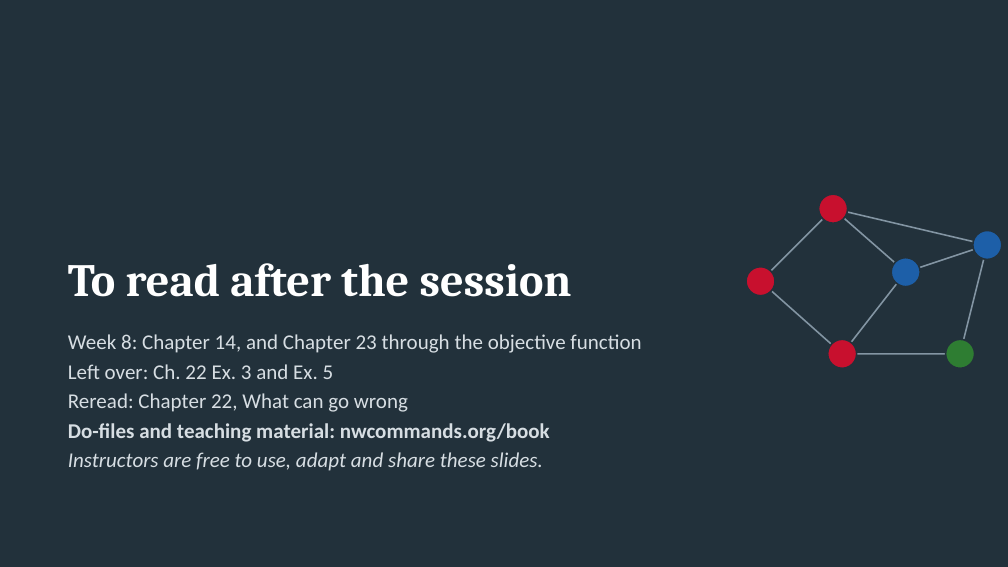
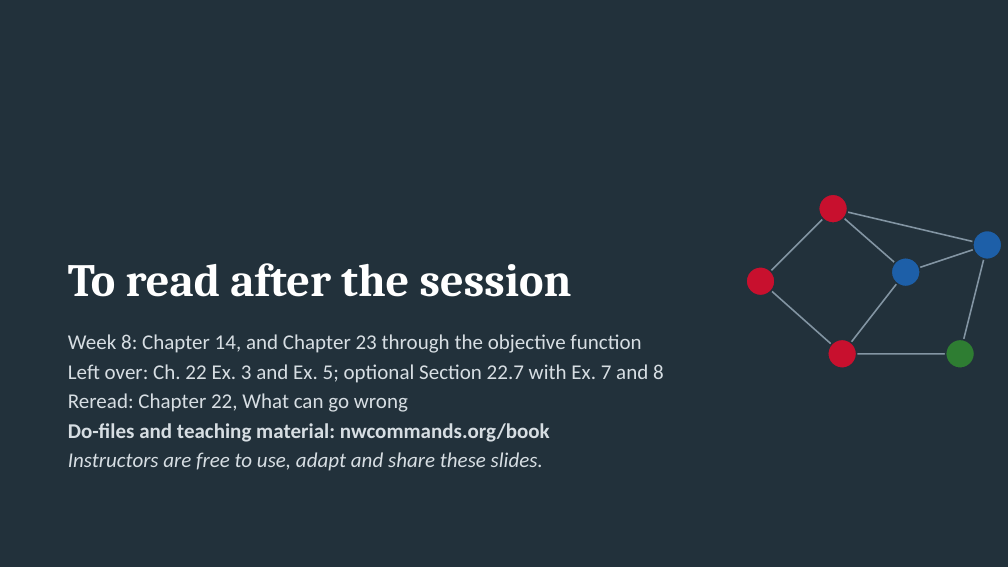
Before and after one commit to thomas-u-grund/nwcommands, a slide deck: slide 42 of website/book/teaching/slides/courseB_week07_ergm3_simulation_degeneracy.pptx (slide 39 before the commit). Drawn at 1008x567 pixels with LibreOffice and Linux fonts; fonts in the diff are those of the drawing. Boxes give left, top, right and bottom in pixels: in the first picture for what was removed or moved away, otherwise in the second. Text is boxed around its words. In the diff, an @@ line names an element or a change of style, - is before the commit and + after.

```diff
--- a/website/book/teaching/slides/courseB_week07_ergm3_simulation_degeneracy.pptx
+++ b/website/book/teaching/slides/courseB_week07_ergm3_simulation_degeneracy.pptx
@@ text at [68, 364, 664, 383]: text changed @@
-Left over: Ch. 22 Ex. 3 and Ex. 5
+Left over: Ch. 22 Ex. 3 and Ex. 5; optional Section 22.7 with Ex. 7 and 8
```
Also in this commit, not shown: 3 other slides changed, 3 slides added, 4 other files.
